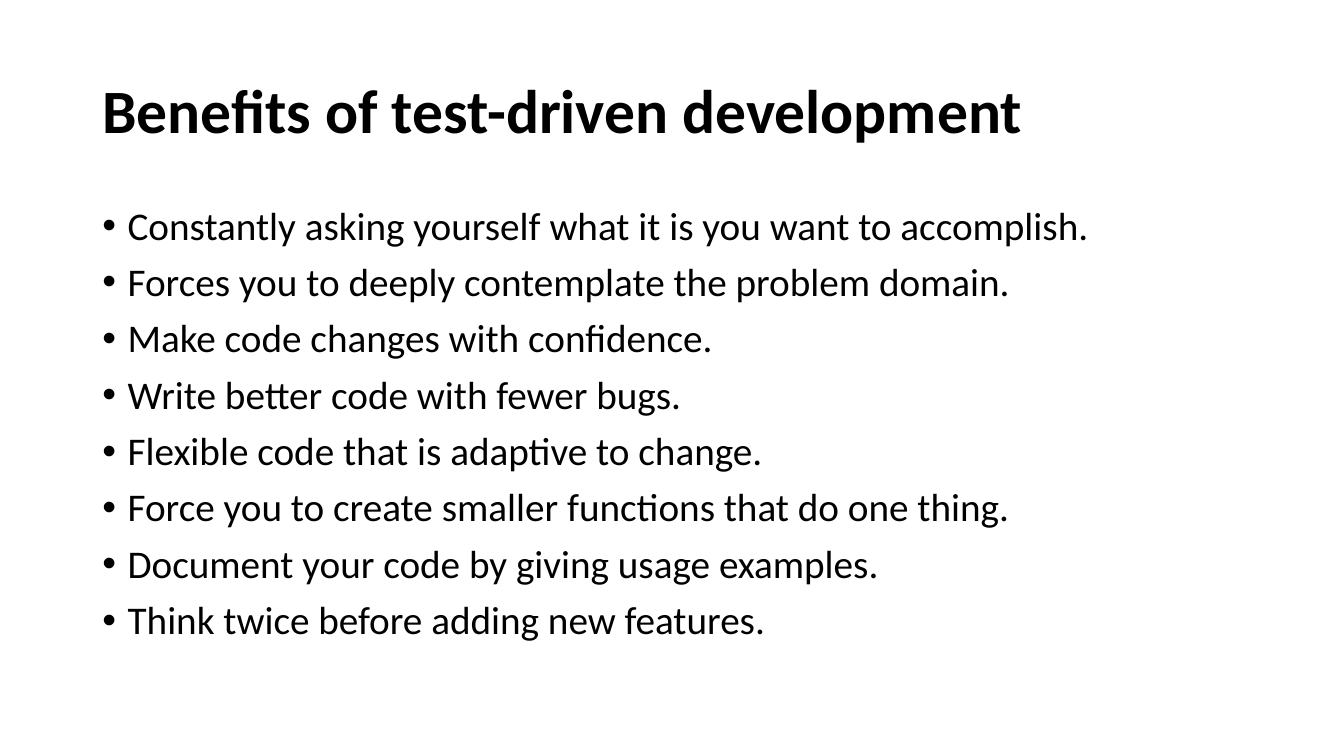
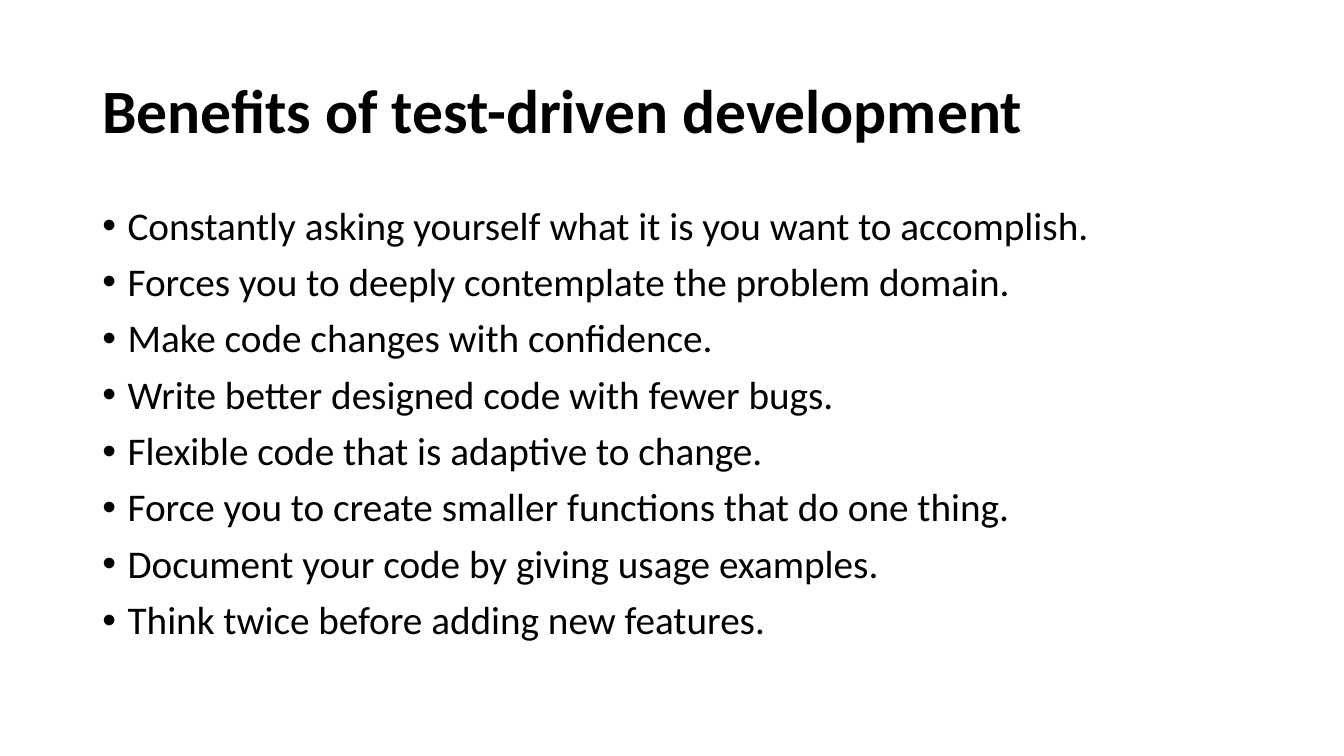
Before and after one commit to cebartling/test-driven, a slide deck: slide 5 of presentations/Introduction to Test-Driven Development.pptx (slide 6 before the commit). Drawn at 1344x756 pixels with LibreOffice and Linux fonts; fonts in the diff are those of the drawing. Boxes give left, top, right and bottom in pixels: in the first picture for what was removed or moved away, otherwise in the second. Text is boxed around its words. In the diff, an @@ line names an element or a change of style, - is before the commit and + after.

```diff
--- a/presentations/Introduction to Test-Driven Development.pptx
+++ b/presentations/Introduction to Test-Driven Development.pptx
@@ text at [128, 381, 834, 416]: text changed @@
-• Write better code with fewer bugs.
+• Write better designed code with fewer bugs.
```
Also in this commit, not shown: 10 other slides changed, 1 slide added, 2 slides removed.
